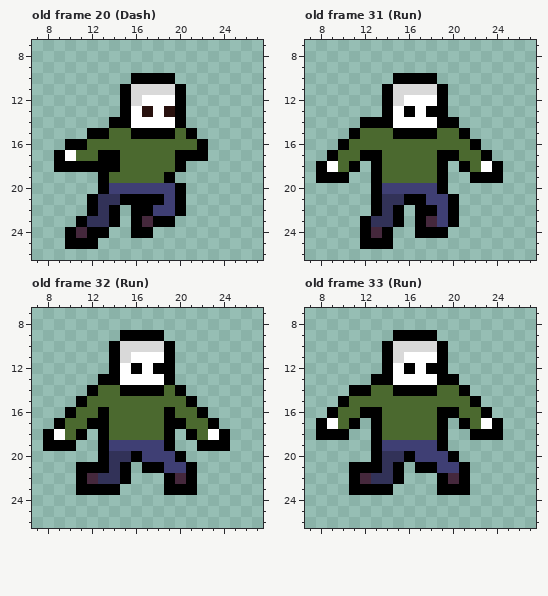
Pixel-art file: Assets/Aseprite Files/Testing/GuyRunning.aseprite. The picture above is the old version.
32x32 pixels, 40 frames. Shown: old frame 20 (Dash): x 7..27, y 7..26; old frame 31 (Run): x 7..27, y 7..26; old frame 32 (Run): x 7..27, y 7..26; old frame 33 (Run): x 7..27, y 7..26. The commit also changed other frames, which this record leaves out.
After the commit:
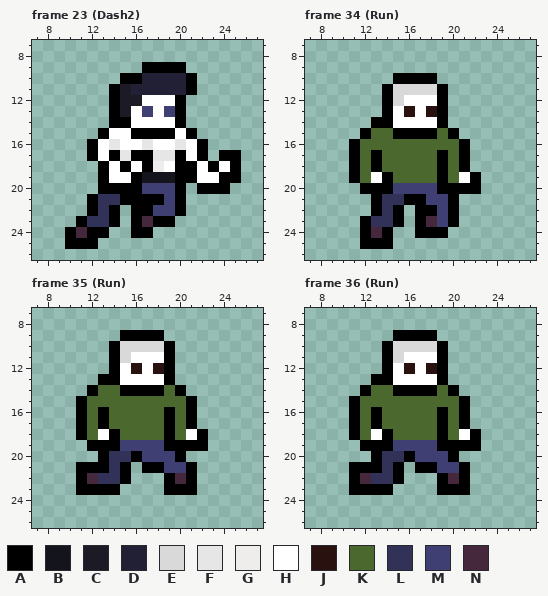
Palette (. is transparent): A #000000  B #14141c  C #1c1b25  D #222034  E #d9d9d9  F #e6e6e6  G #efecec  H #ffffff  J #28110e  K #4b692f  L #323258  M #3f3f74  N #45283c
A new or re-ordered frame is compared with the old frame closest to it.
Changes in this commit:
frames 40 -> 43
Frame 23 (Dash2) is new; against old frame 20 (Dash):
y 9: x 17..20 .... -> AAAA
y 10: x 15 . -> A; x 17..21 AAA.. -> DDDDA
y 11: x 14..21 .AEEEEA. -> ACDDDDDA
y 12: x 14..16 .AE -> ACC
y 13: x 14..15 .A -> AC; x 17 J -> M; x 19 J -> M
y 15: x 12 A -> .; x 14..15 KK -> HH; x 20 K -> H
y 16: x 10..21 AAKKKKKKKKKK -> ..AHFHHFHHFH
y 17: x 9..13 AHKKA -> ...AH; x 15..19 KKKKK -> FAAFF; x 21 A -> H; x 24..25 .. -> AA
y 18: x 9..12 AAAA -> ....; x 14..19 AKKKKK -> HAHAGH; x 21..25 ..... -> AHAHA
y 19: x 14..25 KKKKKA...... -> HHABBBAAHHAA
y 20: x 14..16 MMM -> AAA; x 22..24 ... -> AAA
Frame 34 (Run) against old frame 31 (Run):
y 13: x 16 A -> J; x 18 A -> J
y 14: x 12 A -> .; x 20 A -> .
y 15: x 11..12 AK -> .A; x 20..21 KA -> A.
y 16: x 10..11 AK -> .A; x 21..22 KA -> A.
y 17: x 9..12 AKKA -> ..AK; x 20..23 AKKA -> KA..
y 18: x 8..10 AHK -> ...; x 12 . -> K; x 20 . -> K; x 22..24 KHA -> ...
y 19: x 8..14 AAA..AK -> ...AKHA; x 20..21 .. -> KH; x 23..24 AA -> ..
y 20: x 12 . -> A; x 14 M -> A; x 20..22 ... -> AAA
Frame 35 (Run) against old frame 32 (Run):
y 12: x 16 A -> J; x 18 A -> J
y 16: x 10..11 AK -> .A; x 21..22 KA -> A.
y 17: x 9..12 AKKA -> ..AK; x 20..23 AKKA -> KA..
y 18: x 8..10 AHK -> ...; x 12..14 .AK -> KHA; x 20..24 .AKHA -> KHA..
y 19: x 8..10 AAA -> ...; x 12 . -> A; x 14 M -> A; x 20..21 .. -> AA; x 23..24 AA -> ..
Frame 36 (Run) against old frame 33 (Run):
y 12: x 16 A -> J; x 18 A -> J
y 13: x 20 A -> .
y 14: x 11 A -> .; x 20..21 KA -> A.
y 15: x 10..11 AK -> .A; x 21..22 KA -> A.
y 16: x 9..12 AKKA -> ..AK; x 20..23 AKKA -> KA..
y 17: x 8..10 AHK -> ...; x 12 . -> K; x 20 . -> K; x 22..24 KHA -> ...
y 18: x 8..14 AAA..AK -> ...AKHA; x 20..21 .. -> KH; x 23..24 AA -> ..
y 19: x 12 . -> A; x 14 M -> A; x 20..22 ... -> AAA
Pixel boxes of the changes (left, top, right, bottom) in both pictures:
changed: (54, 62, 241, 194)
changed: (404, 106, 503, 194)
changed: (316, 117, 393, 194)
changed: (131, 363, 164, 374)
changed: (43, 407, 120, 451)
changed: (175, 407, 230, 451)
changed: (404, 363, 503, 451)
changed: (316, 385, 393, 451)
